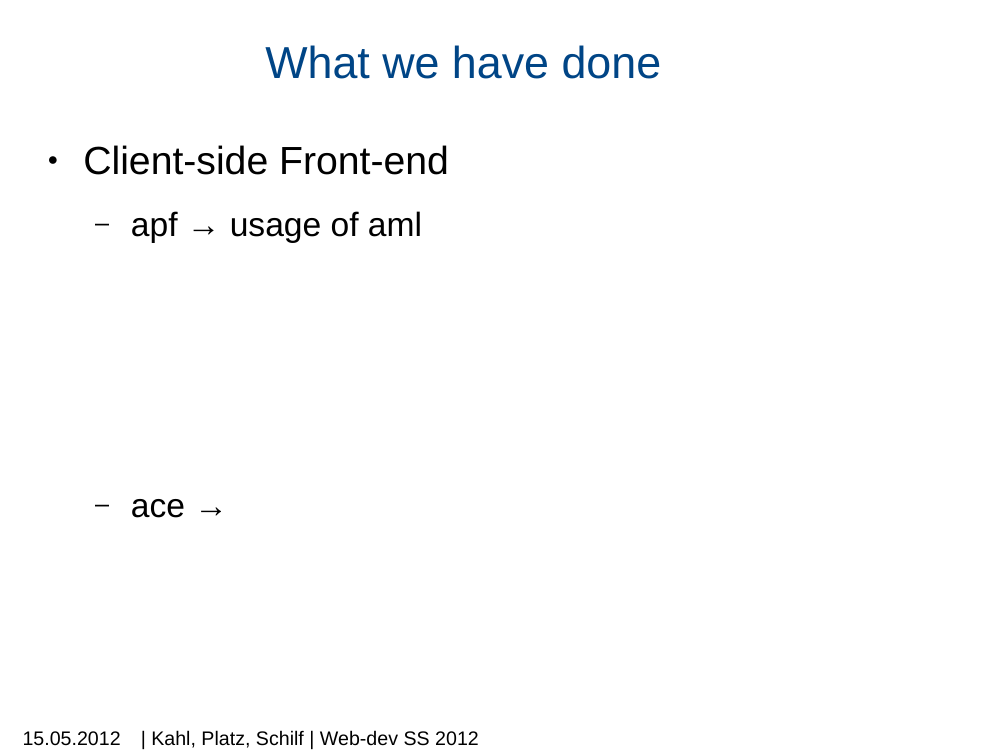
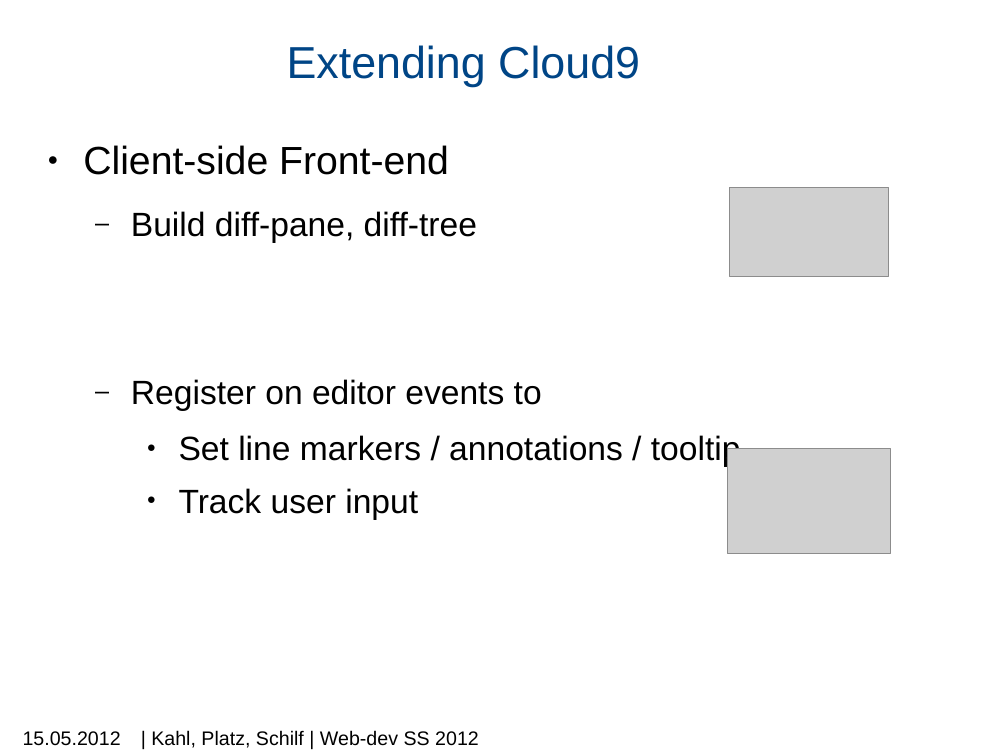
Before and after one commit to machisuji/webdev-spm, a slide deck: slide 11 of seminar/presentation/mps-c9.pptx (slide 10 before the commit). Drawn at 1008x756 pixels with LibreOffice and Linux fonts; fonts in the diff are those of the drawing; grey boxes stand for pictures; background and template pictures are left out. Boxes give left, top, right and bottom in pixels: in the first picture for what was removed or moved away, otherwise in the second. Text is boxed around its words. In the diff, an @@ line names an element or a change of style, - is before the commit and + after.

```diff
--- a/seminar/presentation/mps-c9.pptx
+++ b/seminar/presentation/mps-c9.pptx
@@ title at [287, 45, 640, 87]: text changed @@
-What we have done
+Extending Cloud9
@@ picture added at [730, 187, 888, 276] @@
@@ text at [131, 211, 741, 520]: text changed @@
-  – apf → usage of aml
-  – ace →
+  – Build diff-pane, diff-tree
+  – Register on editor events to
+    ● Set line markers / annotations / tooltip
+    ● Track user input
@@ picture added at [728, 449, 890, 553] @@
```
Also in this commit, not shown: 3 other slides changed, 3 slides added, 2 slides removed.
